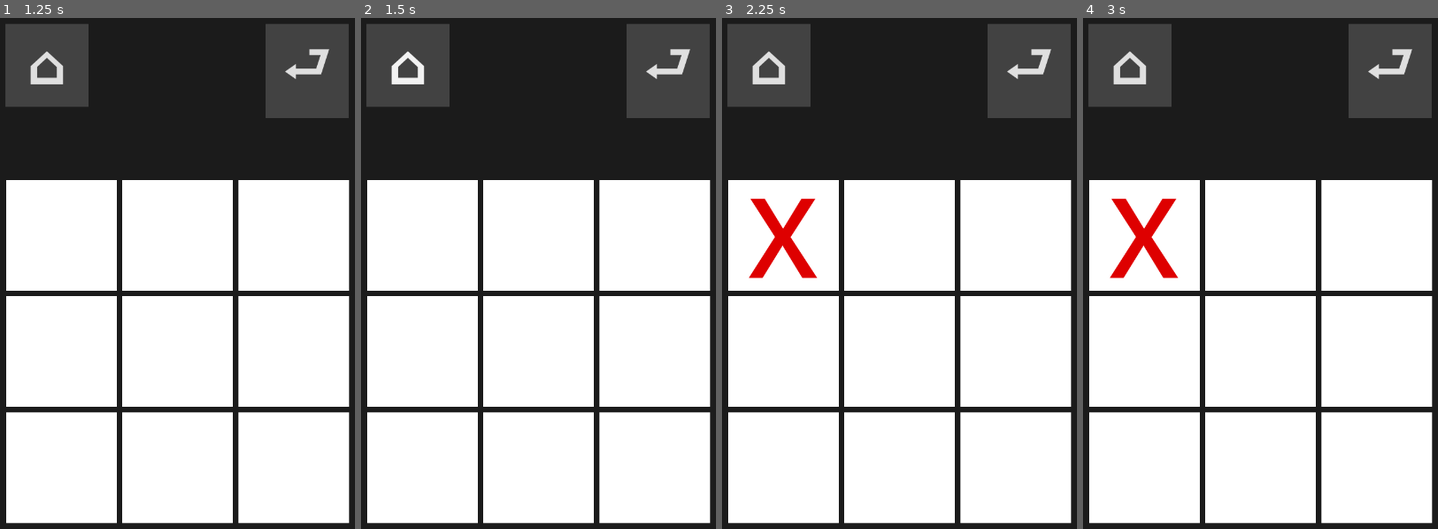
Above: before the commit, frames 1-4 (left to right).
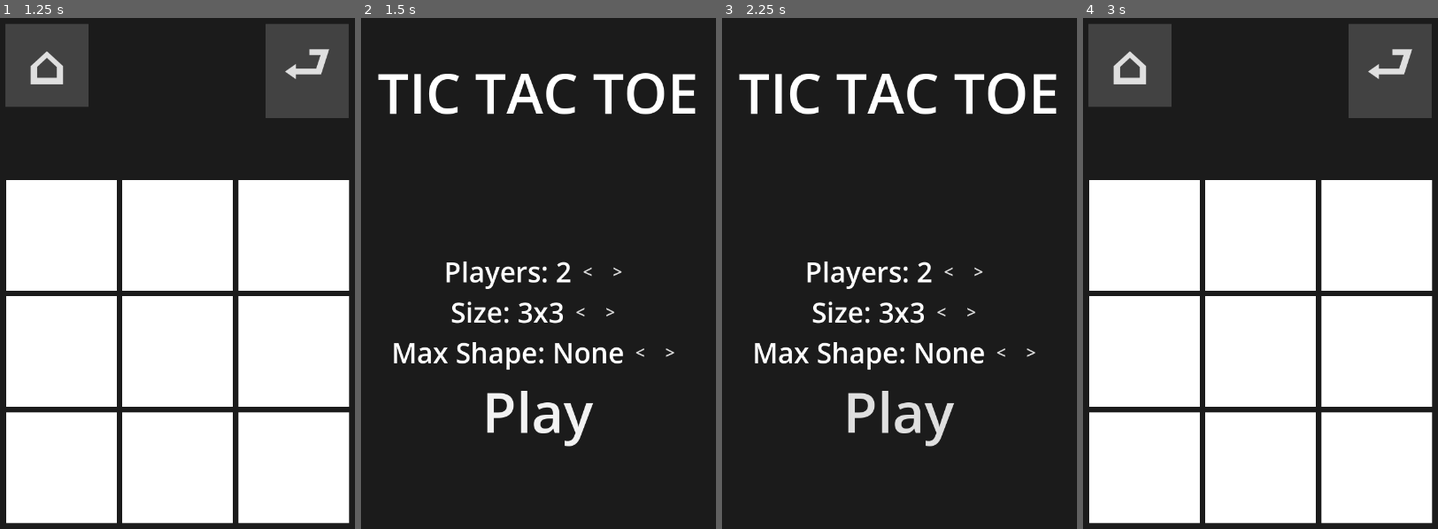
Above: after the commit, the same moments.

Repository: IonAir1/Tic-Tac-Toe
Game: Godot game, scene res://menu/main_menu.tscn
Same seed, same stepped clock (60 frames per second), same inputs: the game is played once before the commit and once after it.
Inputs (mouse positions are in pixels of both pictures, inside the frame that each line leads up to):
- Up to frame 1 (1.25 s): click "Play" at 0.5 s
- Up to frame 2 (1.5 s): click "⌂" at 1.25 s
- Up to frame 3 (2.25 s): click (782, 237) at 2.02 s
- Up to frame 4 (3 s): click (1260, 411) at 2.75 s, where only the run after the commit has a clickable "Play"

Frame 1 is identical in both runs. In frame 2, 69% of the frame differs, in the area x 1-99%, y 1-99%; in frame 3, 69%; in frame 4, 1.2%.

Commit message:
added functionality to home button

Diff:
--- a/game/game_screen.gd
+++ b/game/game_screen.gd
@@ -47,6 +47,7 @@
 	if(check_for_win(curr_player)):
 		print("player %s won" % curr_player)
 		Global.winner = ("player %s won" % curr_player)
+		get_tree().change_scene_to_file("res://menu/main_menu.tscn")
 
 
 func delete_box(n):
@@ -132,4 +133,5 @@
 
 
 func _on_home_pressed():
-	pass # Replace with function body.
+	Global.winner = ""
+	get_tree().change_scene_to_file("res://menu/main_menu.tscn")
--- a/global.gd
+++ b/global.gd
@@ -2,7 +2,7 @@
 
 var board_size:int = 3
 var player_count:int = 2
+var delete_last_box: int = 0
 var pos_shift:int = 210 #position shift of each box from center
 var latest_box: int
-var delete_last_box: int = 0
 var winner:String
